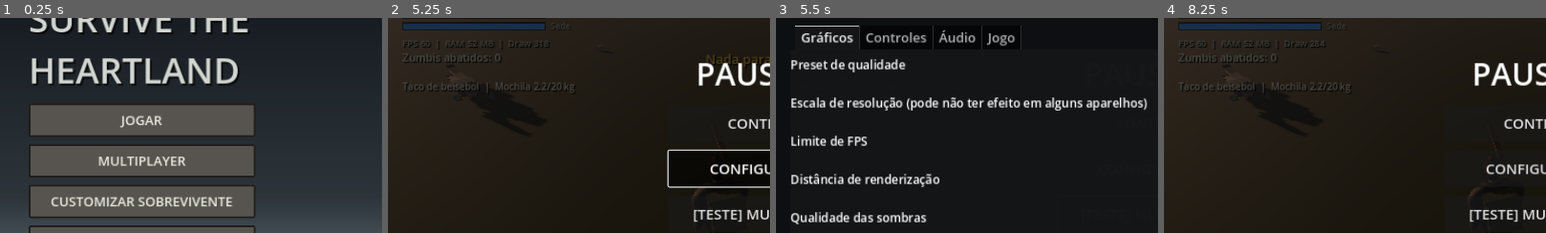
Above: before the commit, frames 1-4 (left to right).
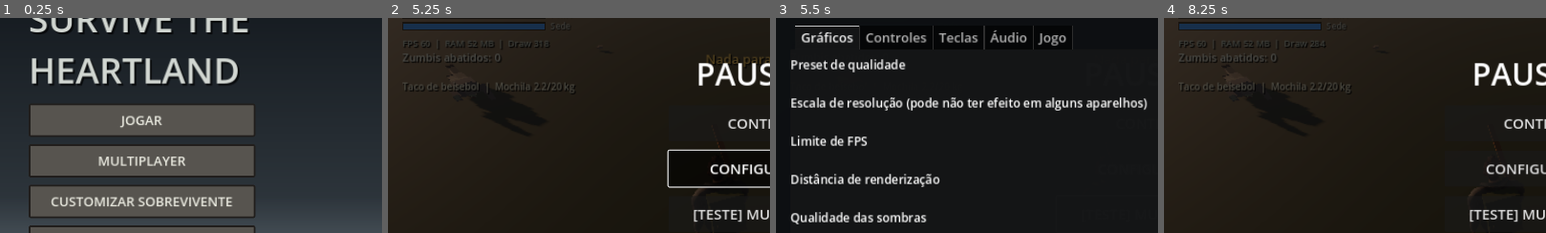
Above: after the commit, the same moments.

Repository: eliabedepaulorocha00-star/Survive-The-HeartLand
Game: Godot game, scene res://scenes/main_menu.tscn
Same seed, same stepped clock (60 frames per second), same inputs: the game is played once before the commit and once after it.
Inputs (mouse positions are % of the whole screen's width and height, from its top left):
- Up to frame 1 (0.25 s): no input
- Up to frame 2 (5.25 s): click "JOGAR" at 0.5 s; tap Enter at 1.25 s; move the mouse to (72, 45) at 1.27 s; hold D 1.28-2.03 s; hold Shift 1.28-2.03 s; click (72, 45) at 1.42 s; tap Space at 1.52, 1.82, 2.27, 2.57, 3.77, 4.07, 4.52, 4.82 s; tap C at 1.55, 2.1 s; move the mouse to (45, 50) at 2.02 s; hold W from 2.03 s (still down); click (45, 50) at 2.17 s; tap Ctrl at 2.3, 2.85 s; move the mouse to (52, 48) at 2.77 s; click (52, 48) at 2.92 s; tap E at 3.05, 3.6 s; move the mouse to (49, 52) at 3.52 s; click (49, 52) at 3.67 s; tap F at 3.8, 4.35 s; move the mouse to (57, 51) at 4.27 s; click (57, 51) at 4.42 s; tap R at 4.55, 5.1 s; tap Escape at 4.9 s; move the mouse to (42, 49) at 5.02 s; click (42, 49) at 5.17 s
- Up to frame 3 (5.5 s): keep holding W; tap Space at 5.27 s; tap Tab at 5.3 s
- Up to frame 4 (8.25 s): tap Space at 5.57 s; release W at 5.75 s; click "CONTINUAR" at 5.75 s; click "[TESTE] MUDAR CLIMA" at 6.5 s; click "[TESTE] AVANÇAR 3 HORAS" at 7.25 s; click "VOLTAR" at 8 s
The pictures show only the part of the screen within x 0-50%, y 11-61%; the shares and areas given below are measured in that part.

Frames 1-2 are identical in both runs. In frame 3, 1.0% of the frame differs, in the area x 42-78%, y 3-15%; in frame 4, nothing differs.

Commit message:
Teclas configuráveis (teclado e mouse) em Configurações > Teclas
Co-Authored-By: Claude Sonnet 5.5 <noreply@anthropic.com>
Claude-Session: https://claude.ai/code/session_01Q9Ff4sapB9BpdY7rg2Ajon

Diff:
--- a/scripts/autoload/game_settings.gd
+++ b/scripts/autoload/game_settings.gd
@@ -55,8 +55,96 @@
 const PRESET_KEYS := ["render_scale", "fps_index", "draw_distance", "shadows", "aa", "bloom"]
 
 
+# --- Teclas (teclado e mouse) ---
+# Cada ação tem 2 espaços. Teclado = código da tecla (>0); botão do mouse = -índice do botão.
+const ACTIONS := [
+	["forward", "Andar para frente", [KEY_W, KEY_UP]],
+	["back", "Andar para trás", [KEY_S, KEY_DOWN]],
+	["left", "Andar para a esquerda", [KEY_A, KEY_LEFT]],
+	["right", "Andar para a direita", [KEY_D, KEY_RIGHT]],
+	["sprint", "Correr (segurar)", [KEY_SHIFT, 0]],
+	["crouch", "Agachar", [KEY_C, KEY_CTRL]],
+	["interact", "Ação / pegar / abrir", [KEY_E, 0]],
+	["attack", "Atacar / atirar", [-MOUSE_BUTTON_LEFT, KEY_F]],
+	["aim", "Mirar em 1ª pessoa (segurar)", [-MOUSE_BUTTON_RIGHT, 0]],
+	["reload", "Recarregar", [KEY_R, 0]],
+	["inventory", "Mochila", [KEY_TAB, KEY_I]],
+	["view", "Trocar câmera 1ª/3ª pessoa", [KEY_V, 0]],
+	["pause", "Pausar", [KEY_ESCAPE, 0]],
+]
+var keybinds: Dictionary = {}
+
+
+func reset_keybinds() -> void:
+	keybinds = {}
+	for a in ACTIONS:
+		keybinds[a[0]] = (a[2] as Array).duplicate()
+
+
+func binds_of(id: String) -> Array:
+	return keybinds.get(id, [0, 0])
+
+
+## Quer dizer: algum botão desta ação está pressionado agora?
+func action_down(id: String) -> bool:
+	for code in binds_of(id):
+		var c: int = int(code)
+		if c > 0 and Input.is_key_pressed(c as Key):
+			return true
+		if c < 0 and Input.is_mouse_button_pressed((-c) as MouseButton):
+			return true
+	return false
+
+
+## O evento é o apertar (ou soltar, se `pressed` = false) desta ação?
+func event_is(event: InputEvent, id: String, pressed: bool = true) -> bool:
+	var code := 0
+	if event is InputEventKey:
+		if event.echo or event.pressed != pressed:
+			return false
+		code = int(event.keycode)
+	elif event is InputEventMouseButton:
+		if event.pressed != pressed:
+			return false
+		code = -int(event.button_index)
+	else:
+		return false
+	return code != 0 and binds_of(id).has(code)
+
+
+func bind_name(code: int) -> String:
+	if code == 0:
+		return "—"
+	if code > 0:
+		return OS.get_keycode_string(code as Key)
+	match -code:
+		MOUSE_BUTTON_LEFT:
+			return "Mouse esquerdo"
+		MOUSE_BUTTON_RIGHT:
+			return "Mouse direito"
+		MOUSE_BUTTON_MIDDLE:
+			return "Mouse meio"
+		_:
+			return "Mouse botão %d" % (-code)
+
+
+## Define o botão de uma ação; se ele já era de outra ação, tira de lá.
+func set_bind(id: String, slot: int, code: int) -> void:
+	if code != 0:
+		for k in keybinds:
+			var arr: Array = keybinds[k]
+			for i in arr.size():
+				if int(arr[i]) == code:
+					arr[i] = 0
+	var mine: Array = keybinds[id]
+	mine[slot] = code
+	save_settings()
+	changed.emit()
+
+
 func _ready() -> void:
 	process_mode = Node.PROCESS_MODE_ALWAYS
+	reset_keybinds()
 	load_settings()
 	apply()
 
@@ -118,6 +206,8 @@
 	var cfg := ConfigFile.new()
 	for k in SAVED_KEYS:
 		cfg.set_value("settings", k, get(k))
+	for a in keybinds:
+		cfg.set_value("keybinds", a, keybinds[a])
 	cfg.save(SAVE_PATH)
 
 
@@ -128,3 +218,8 @@
 	for k in SAVED_KEYS:
 		if cfg.has_section_key("settings", k):
 			set(k, cfg.get_value("settings", k))
+	for a in ACTIONS:
+		if cfg.has_section_key("keybinds", a[0]):
+			var v = cfg.get_value("keybinds", a[0])
+			if v is Array and v.size() == 2:
+				keybinds[a[0]] = [int(v[0]), int(v[1])]
--- a/scripts/player/kbm_input.gd
+++ b/scripts/player/kbm_input.gd
@@ -47,10 +47,24 @@
 	if active and Input.mouse_mode != want:
 		Input.mouse_mode = want
 	# Segurar o botão esquerdo repete golpes de arma branca
-	if _can_play() and Input.mouse_mode == Input.MOUSE_MODE_CAPTURED and Input.is_mouse_button_pressed(MOUSE_BUTTON_LEFT):
+	if _can_play() and Input.mouse_mode == Input.MOUSE_MODE_CAPTURED and GameSettings.action_down("attack"):
 		var e: Dictionary = player.inventory.equipped_entry()
 		if e.is_empty() or not ItemDB.is_firearm(str(e["id"])):
 			player._try_attack()
+
+
+## Ações ligadas a botões do mouse (quando o jogador remapeia, por exemplo, "Ação" para o botão lateral).
+func _mouse_action(event: InputEvent) -> void:
+	if GameSettings.event_is(event, "crouch"):
+		player.toggle_crouch()
+	elif GameSettings.event_is(event, "reload"):
+		player.start_reload()
+	elif GameSettings.event_is(event, "view"):
+		player.rig.toggle_view()
+	elif GameSettings.event_is(event, "interact"):
+		player._interact()
+	elif GameSettings.event_is(event, "inventory"):
+		player.inventory_requested.emit()
 
 
 func _unhandled_input(event: InputEvent) -> void:
@@ -60,17 +74,20 @@
 	if event is InputEventMouseMotion and captured and event.device != InputEvent.DEVICE_ID_EMULATION:
 		player.rig.apply_look(event.relative)
 	elif event is InputEventMouseButton and event.device != InputEvent.DEVICE_ID_EMULATION:
-		if event.button_index == MOUSE_BUTTON_LEFT and event.pressed:
+		if GameSettings.event_is(event, "attack"):
 			if captured:
 				player._try_attack()
-		elif event.button_index == MOUSE_BUTTON_RIGHT:
-			if event.pressed and not _rmb_down:
+		elif GameSettings.event_is(event, "aim"):
+			if not _rmb_down:
 				_rmb_down = true
 				_rmb_prev_blend = player.rig.target_blend
 				player.rig.target_blend = 1.0
-			elif not event.pressed and _rmb_down:
+		elif GameSettings.event_is(event, "aim", false):
+			if _rmb_down:
 				_rmb_down = false
 				player.rig.target_blend = _rmb_prev_blend
+		elif GameSettings.event_is(event, "inventory") or GameSettings.event_is(event, "interact") or GameSettings.event_is(event, "reload") or GameSettings.event_is(event, "crouch") or GameSettings.event_is(event, "view"):
+			_mouse_action(event)
 		elif event.pressed and event.button_index == MOUSE_BUTTON_WHEEL_UP:
 			player.rig.target_blend = 1.0
 		elif event.pressed and event.button_index == MOUSE_BUTTON_WHEEL_DOWN:
--- a/scripts/player/player.gd
+++ b/scripts/player/player.gd
@@ -130,21 +130,20 @@
 	if dead or ui_locked or GameManager.state != GameManager.State.IN_GAME:
 		return
 	if event is InputEventKey and event.pressed and not event.echo:
-		match event.keycode:
-			KEY_C, KEY_CTRL:
-				toggle_crouch()
-			KEY_R:
-				start_reload()
-			KEY_V:
-				rig.toggle_view()
-			KEY_E:
-				_interact()
-			KEY_I, KEY_TAB:
-				inventory_requested.emit()
-			KEY_F, KEY_SPACE:
-				_try_attack()
-			KEY_ESCAPE:
-				GameManager.change_state(GameManager.State.PAUSED)
+		if GameSettings.event_is(event, "crouch"):
+			toggle_crouch()
+		elif GameSettings.event_is(event, "reload"):
+			start_reload()
+		elif GameSettings.event_is(event, "view"):
+			rig.toggle_view()
+		elif GameSettings.event_is(event, "interact"):
+			_interact()
+		elif GameSettings.event_is(event, "inventory"):
+			inventory_requested.emit()
+		elif GameSettings.event_is(event, "attack"):
+			_try_attack()
+		elif GameSettings.event_is(event, "pause") or event.keycode == KEY_ESCAPE:
+			GameManager.change_state(GameManager.State.PAUSED)
 
 
 func _process(delta: float) -> void:
@@ -168,7 +167,7 @@
 	var moving := strength > 0.1
 
 	# Postura e velocidade
-	var wants_sprint: bool = Input.is_key_pressed(KEY_SHIFT)
+	var wants_sprint: bool = GameSettings.action_down("sprint")
 	if controls != null and controls.sprinting:
 		wants_sprint = true
 	sprinting = wants_sprint and moving and not crouching and not exhausted and stamina > 0.0 and body.can_sprint()
@@ -314,13 +313,13 @@
 	if controls != null:
 		v = Vector2(controls.move_vector.x, -controls.move_vector.y)
 	var k := Vector2.ZERO
-	if Input.is_key_pressed(KEY_W) or Input.is_key_pressed(KEY_UP):
+	if GameSettings.action_down("forward"):
 		k.y += 1.0
-	if Input.is_key_pressed(KEY_S) or Input.is_key_pressed(KEY_DOWN):
+	if GameSettings.action_down("back"):
 		k.y -= 1.0
-	if Input.is_key_pressed(KEY_D) or Input.is_key_pressed(KEY_RIGHT):
+	if GameSettings.action_down("right"):
 		k.x += 1.0
-	if Input.is_key_pressed(KEY_A) or Input.is_key_pressed(KEY_LEFT):
+	if GameSettings.action_down("left"):
 		k.x -= 1.0
 	if k != Vector2.ZERO:
 		v = k.normalized()
--- a/scripts/ui/inventory_screen.gd
+++ b/scripts/ui/inventory_screen.gd
@@ -29,7 +29,7 @@
 
 func _input(event: InputEvent) -> void:
 	if event is InputEventKey and event.pressed and not event.echo:
-		if event.keycode == KEY_ESCAPE or event.keycode == KEY_I or event.keycode == KEY_TAB:
+		if event.keycode == KEY_ESCAPE or GameSettings.event_is(event, "inventory"):
 			get_viewport().set_input_as_handled()
 			close()
 
--- a/scripts/ui/settings_menu.gd
+++ b/scripts/ui/settings_menu.gd
@@ -6,6 +6,8 @@
 
 var _controls: Dictionary = {}  # nome da configuração -> controle da tela
 var _preset_option: OptionButton
+var _key_buttons: Dictionary = {}  # ação -> [botão1, botão2]
+var _listening: Array = []  # [ação, espaço] enquanto espera uma tecla
 
 
 func _ready() -> void:
@@ -54,6 +56,7 @@
 
 	_build_graphics(_new_tab(tabs, "Gráficos"))
 	_build_controls(_new_tab(tabs, "Controles"))
+	_build_keys(_new_tab(tabs, "Teclas"))
 	_build_audio(_new_tab(tabs, "Áudio"))
 	_build_game(_new_tab(tabs, "Jogo"))
 
@@ -91,6 +94,71 @@
 	_add_check(tab, "invert_y", "Inverter eixo vertical")
 	_add_slider(tab, "button_scale", "Tamanho dos botões na tela", 0.8, 1.4, 0.1, "%.1fx")
 	_add_check(tab, "vibration", "Vibração ao levar dano")
+
+
+func _build_keys(tab: VBoxContainer) -> void:
+	var info := Label.new()
+	info.text = "Toque em uma tecla para trocar e aperte o novo botão (teclado ou mouse). Esc cancela, Delete limpa."
+	info.autowrap_mode = TextServer.AUTOWRAP_WORD_SMART
+	info.add_theme_font_size_override("font_size", 18)
+	tab.add_child(info)
+	for a in GameSettings.ACTIONS:
+		var row := _new_row(tab, a[1])
+		var pair: Array = []
+		for slot in 2:
+			var b := Button.new()
+			b.custom_minimum_size = Vector2(190.0, 48.0)
+			b.add_theme_font_size_override("font_size", 18)
+			b.pressed.connect(_start_listen.bind(a[0], slot))
+			row.add_child(b)
+			pair.append(b)
+		_key_buttons[a[0]] = pair
+	var reset := Button.new()
+	reset.text = "Restaurar teclas padrão"
+	reset.custom_minimum_size = Vector2(0.0, 54.0)
+	reset.add_theme_font_size_override("font_size", 20)
+	reset.pressed.connect(func():
+		GameSettings.reset_keybinds()
+		GameSettings.save_settings()
+		GameSettings.changed.emit())
+	tab.add_child(reset)
+
+
+func _start_listen(id: String, slot: int) -> void:
+	_listening = [id, slot]
+	(_key_buttons[id][slot] as Button).text = "Aperte um botão..."
+
+
+func _input(event: InputEvent) -> void:
+	if _listening.is_empty():
+		return
+	var id: String = _listening[0]
+	var slot: int = _listening[1]
+	var code := 0
+	var done := false
+	if event is InputEventKey and event.pressed and not event.echo:
+		get_viewport().set_input_as_handled()
+		done = true
+		if event.keycode == KEY_ESCAPE:
+			code = -9999  # cancelar
+		elif event.keycode == KEY_DELETE or event.keycode == KEY_BACKSPACE:
+			code = 0
+		else:
+			code = int(event.keycode)
+	elif event is InputEventMouseButton and event.pressed and event.device != InputEvent.DEVICE_ID_EMULATION:
+		get_viewport().set_input_as_handled()
+		done = true
+		code = -int(event.button_index)
+	elif event is InputEventScreenTouch and event.pressed and event.device != InputEvent.DEVICE_ID_EMULATION:
+		done = true
+		code = -9999
+	if not done:
+		return
+	_listening = []
+	if code != -9999:
+		GameSettings.set_bind(id, slot, code)
+	else:
+		_refresh()
 
 
 func _build_audio(tab: VBoxContainer) -> void:
@@ -199,6 +267,11 @@
 
 
 func _refresh() -> void:
+	for id in _key_buttons:
+		var codes: Array = GameSettings.binds_of(id)
+		for slot in 2:
+			if not (not _listening.is_empty() and _listening[0] == id and _listening[1] == slot):
+				(_key_buttons[id][slot] as Button).text = GameSettings.bind_name(int(codes[slot]))
 	if _preset_option != null:
 		_preset_option.select(GameSettings.preset_index())
 	for key in _controls:
